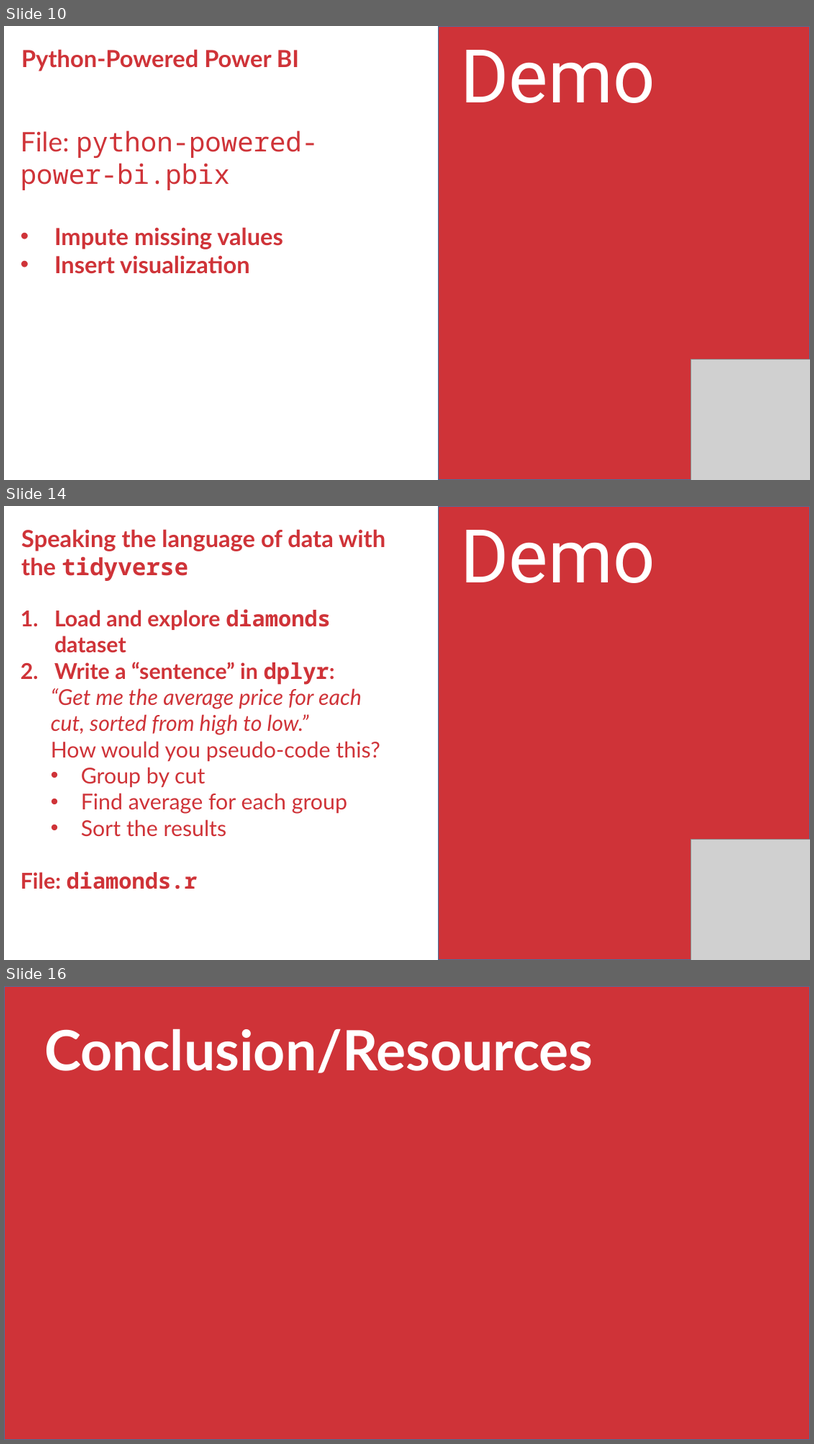
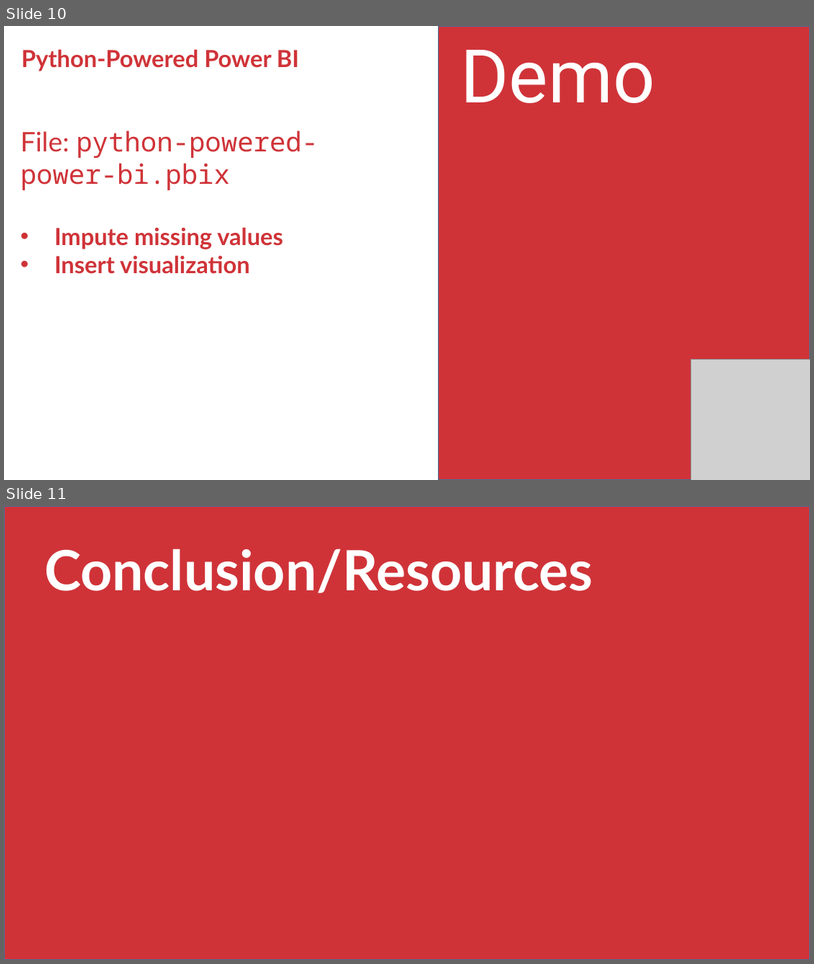
Before and after one commit to stringfestdata/rmb-aina-meetup, a slide deck: rmb-aina-meetup.pptx. Shown one above the other, each under a label of ours: slides 10, 14 and 16 before the commit, slides 10 and 11 after it; the slides between them are not shown. The pictures are 814x1444 and 814x964 pixels, drawn with LibreOffice and Linux fonts; fonts in the diff are those of the drawing; grey boxes stand for pictures. Boxes give left, top, right and bottom in pixels: in the first picture for what was removed or moved away, otherwise in the second. Text is boxed around its words. In the diff, an @@ line names an element or a change of style, - is before the commit and + after.

```diff
--- a/rmb-aina-meetup.pptx
+++ b/rmb-aina-meetup.pptx
@@ slide 14 removed at <box>4,506,810,960</box>, background #FFFFFF @@
@@ rectangle removed at <box>439,506,810,960</box> @@
@@ text removed at <box>21,529,386,581</box> @@
-Speaking the language of data with the tidyverse
@@ text removed at <box>460,530,655,583</box> @@
-Demo
@@ text removed at <box>21,609,380,889</box> @@
-1. Load and explore diamonds dataset
-2. Write a “sentence” in dplyr:
-  “Get me the average price for each cut, sorted from high to low.”
-  How would you pseudo-code this?
-  • Group by cut
-  • Find average for each group
-  • Sort the results
-File: diamonds.r
@@ picture removed at <box>691,839,810,960</box> @@
@@ what was slide 16 is now slide 11 @@
```
Also in this commit, not shown: 2 slides changed, 4 other slides removed, 4 other files.
